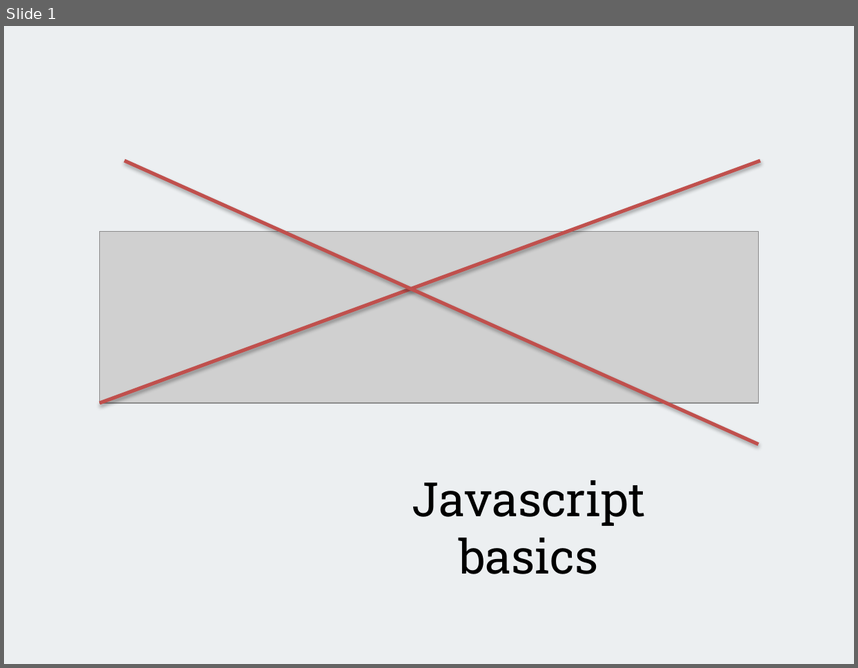
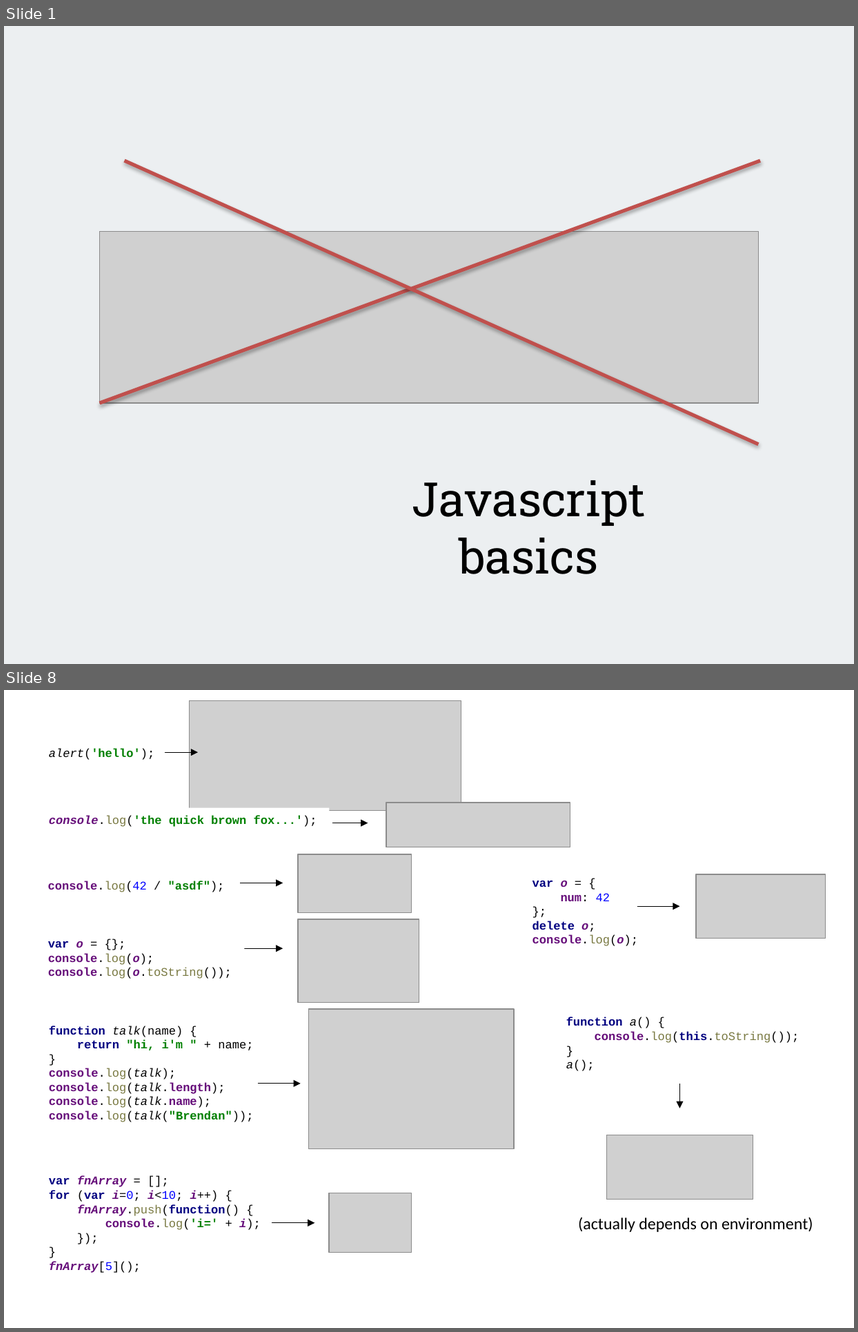
Before and after one commit to alexeymatveevp/angularjs-course, a slide deck: docs/00_jsbasics.pptx. Shown one above the other, each under a label of ours: slide 1 before the commit, slides 1 and 8 after it; the slides between them are not shown. The pictures are 858x668 and 858x1332 pixels, drawn with LibreOffice and Linux fonts; fonts in the diff are those of the drawing; grey boxes stand for pictures. Boxes give left, top, right and bottom in pixels: in the first picture for what was removed or moved away, otherwise in the second. Text is boxed around its words. In the diff, an @@ line names an element or a change of style, - is before the commit and + after.

```diff
--- a/docs/00_jsbasics.pptx
+++ b/docs/00_jsbasics.pptx
@@ slide 8 added at <box>4,690,854,1328</box>, background #FFFFFF @@
@@ picture added at <box>190,701,461,811</box> @@
@@ text added at <box>49,748,154,760</box>, 10 pt, text #000000 @@
+alert('hello');
@@ arrow added from (165, 752) to (198, 752), #000000 0.75 pt @@
@@ picture added at <box>386,802,571,847</box> @@
@@ text added at <box>49,815,317,827</box>, 10 pt, text #008000, bold @@
+console.log('the quick brown fox...');
@@ arrow added from (332, 822) to (368, 822), #000000 0.75 pt @@
@@ picture added at <box>298,854,411,913</box> @@
@@ picture added at <box>696,874,825,938</box> @@
@@ text added at <box>48,880,225,892</box>, 10 pt, text #660E7A, bold @@
+console.log(42 / "asdf");
@@ arrow added from (240, 883) to (283, 883), #000000 0.75 pt @@
@@ text added at <box>533,880,638,946</box>, 10 pt, text #660E7A, bold @@
+var o = {
+num: 42
+};
+delete o;
+console.log(o);
@@ arrow added from (637, 906) to (680, 906), #000000 0.75 pt @@
@@ picture added at <box>298,920,419,1003</box> @@
@@ text added at <box>48,940,232,978</box>, 10 pt, text #660E7A @@
+var o = {};
+console.log(o);
+console.log(o.toString());
@@ arrow added from (240, 949) to (283, 949), #000000 0.75 pt @@
@@ picture added at <box>308,1009,514,1149</box> @@
@@ text added at <box>566,1017,800,1071</box>, 10 pt, text #000000 @@
+function a() {
+console.log(this.toString());
+}
+a();
@@ text added at <box>49,1025,254,1122</box>, 10 pt, text #000000, bold @@
+function talk(name) {
+return "hi, i'm " + name;
+}
+console.log(talk);
+console.log(talk.length);
+console.log(talk.name);
+console.log(talk("Brendan"));
@@ arrow added from (258, 1083) to (301, 1083), #000000 0.75 pt @@
@@ arrow added from (680, 1083) to (680, 1108), #000000 0.75 pt @@
@@ picture added at <box>606,1134,753,1199</box> @@
@@ text added at <box>49,1176,261,1272</box>, 10 pt, text #660E7A, bold @@
+var fnArray = [];
+for (var i=0; i<10; i++) {
+fnArray.push(function() {
+console.log('i=' + i);
+});
+}
+fnArray[5]();
@@ picture added at <box>329,1193,411,1253</box> @@
@@ arrow added from (272, 1222) to (315, 1222), #000000 0.75 pt @@
@@ text added at <box>578,1216,813,1232</box>, 14 pt, text #000000 @@
+(actually depends on environment)
```
Also in this commit, not shown: 3 slides changed, 23 other slides added, 13 slides removed, 15 other files.
